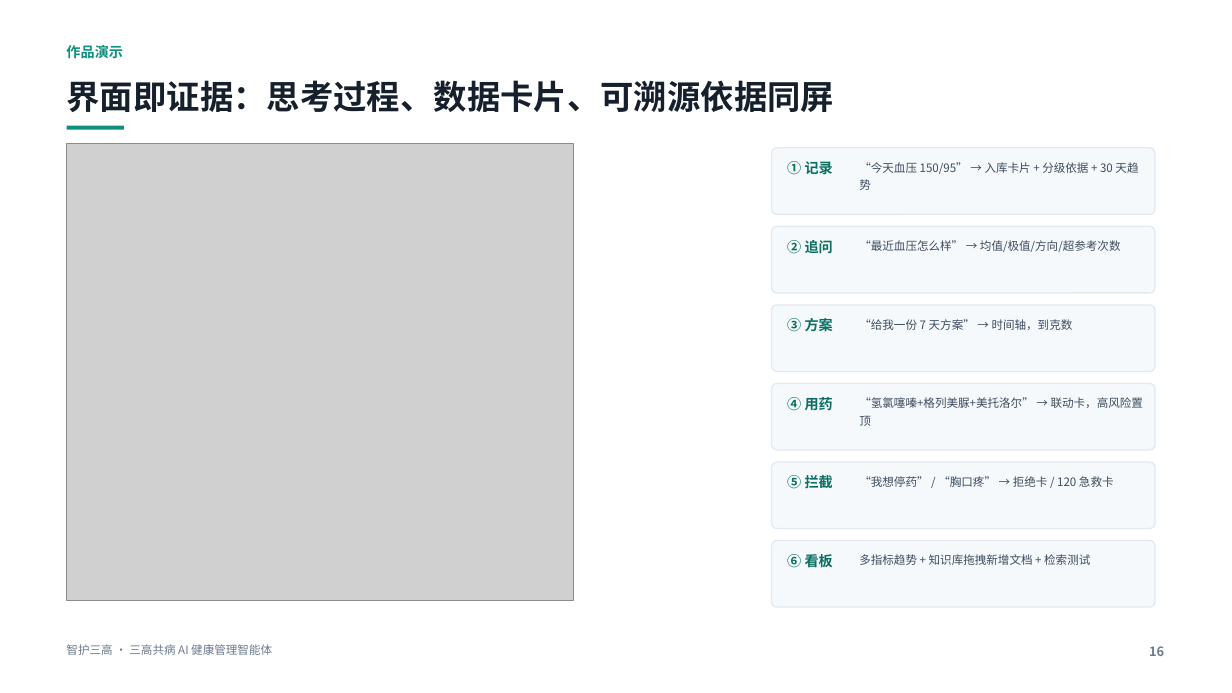
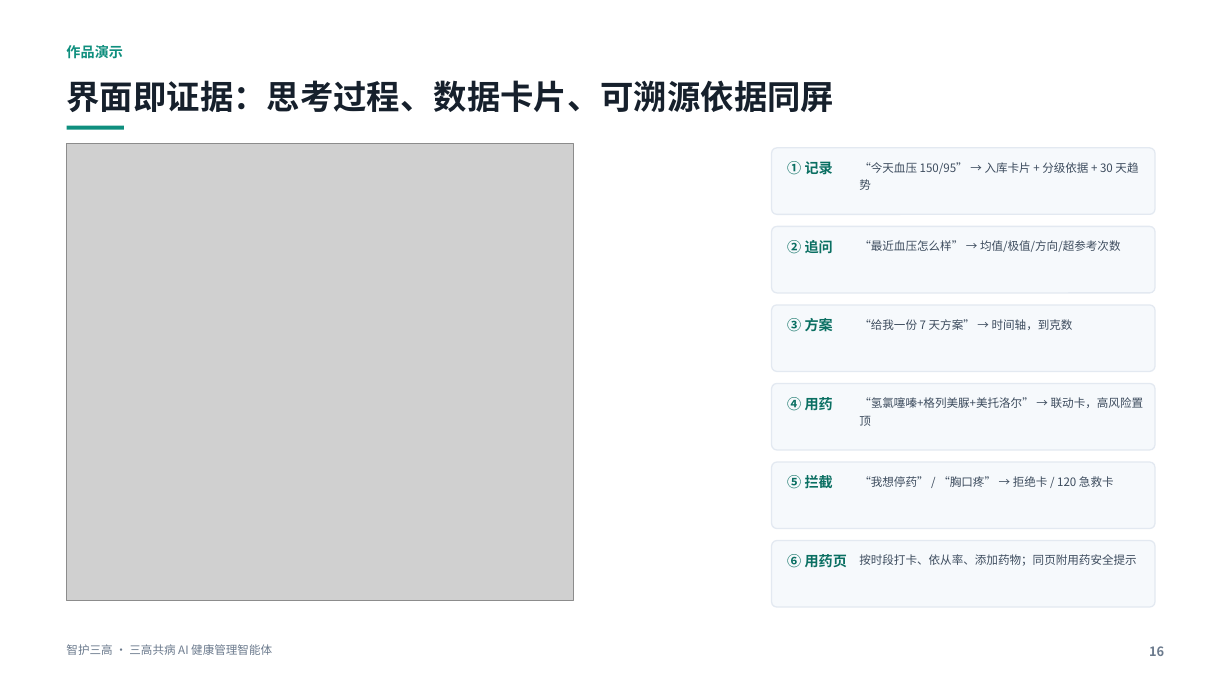
Before and after one commit to zxhyf/zhihu-sangao, a slide deck: slide 16 of docs/智护三高_参赛作品说明.pptx. Drawn at 1232x693 pixels with LibreOffice and Linux fonts; fonts in the diff are those of the drawing; grey boxes stand for pictures. Boxes give left, top, right and bottom in pixels: in the first picture for what was removed or moved away, otherwise in the second. Text is boxed around its words. In the diff, an @@ line names an element or a change of style, - is before the commit and + after.

Commit message:
feat: 新增独立的「用药打卡」页与侧栏快捷入口
- 顶部导航：对话 / 用药打卡 / 健康看板 / 能力与边界
- 用药打卡页：今日服药时段表（逐段打卡）、用药清单（添加/停用）、
  近 7 天依从率条形图、页面内附用药安全提示
- 侧栏新增四个快捷入口：用药打卡 / 7 天方案 / 本周报告 / 检验单
- 修复任务卡文案指向不存在入口的问题
- 指定时段重复打卡改为如实提示已打卡（幂等且不重复计数）

```diff
--- a/docs/智护三高_参赛作品说明.pptx
+++ b/docs/智护三高_参赛作品说明.pptx
@@ text at bbox=[787, 554, 847, 568]: text changed @@
-⑥ 看板
+⑥ 用药页
@@ text at bbox=[859, 554, 1136, 566]: text changed @@
-多指标趋势 + 知识库拖拽新增文档 + 检索测试
+按时段打卡、依从率、添加药物；同页附用药安全提示
```
Also in this commit, not shown: 9 other files.
